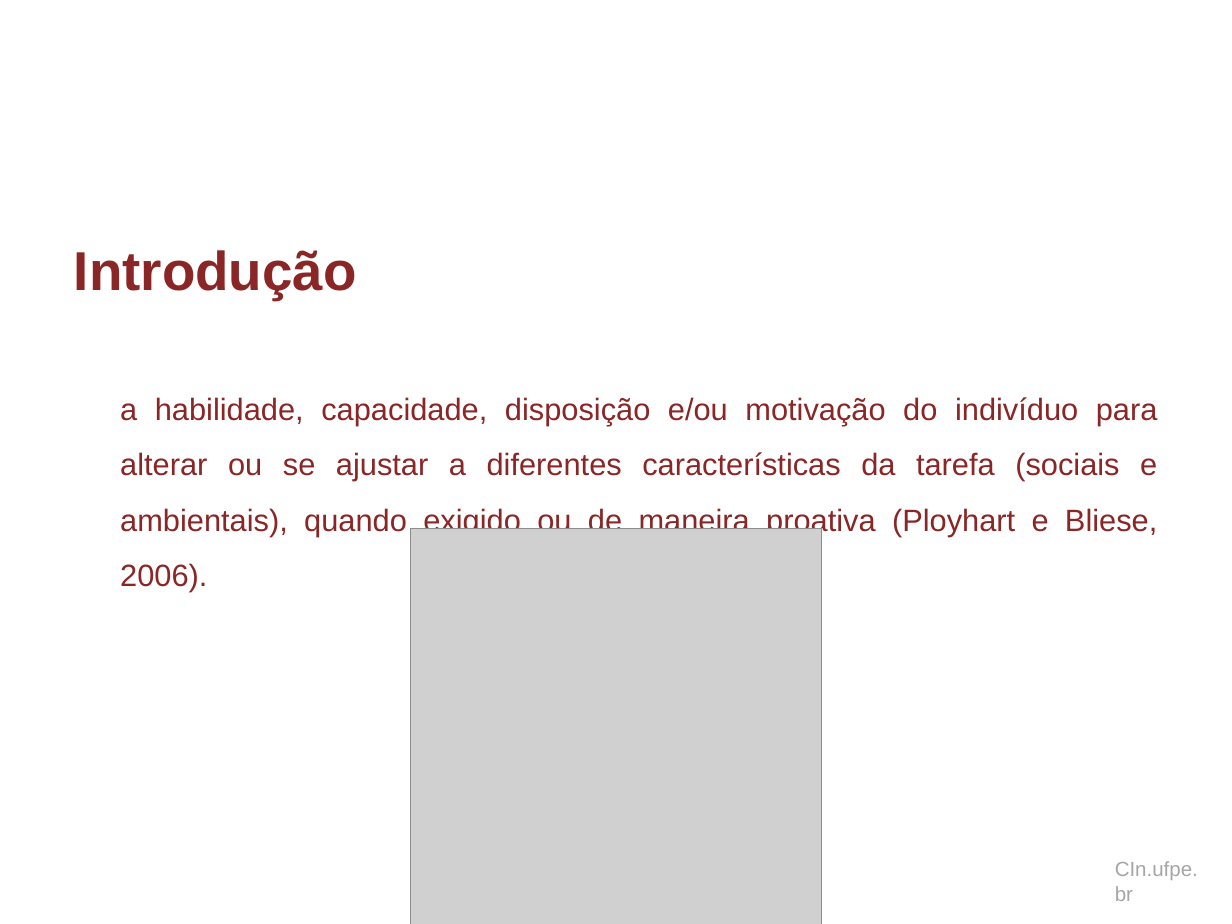
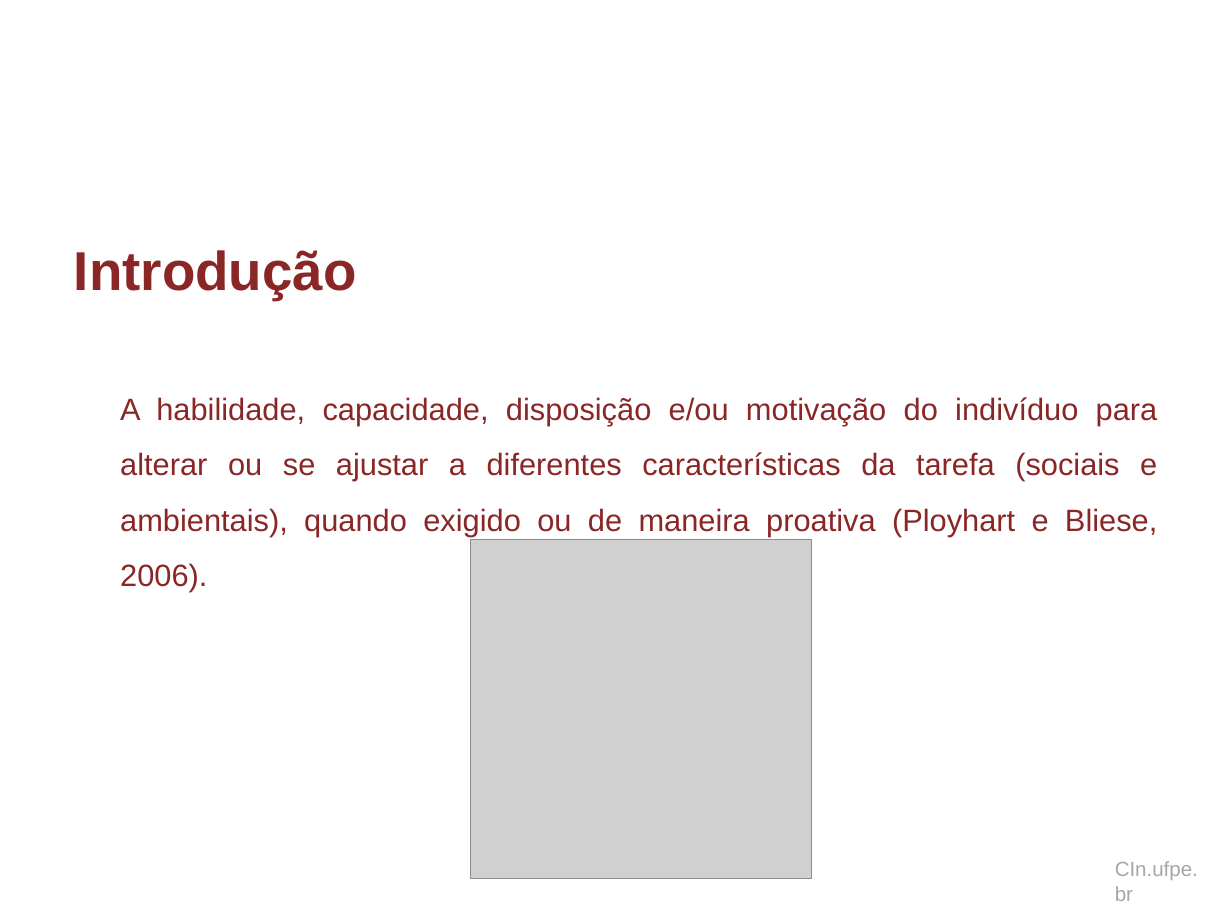
Before and after one commit to dan1lo/doutoradoR, a slide deck: slide 6 of apresentacao doutorado.pptx. Drawn at 1232x924 pixels with LibreOffice and Linux fonts; fonts in the diff are those of the drawing; grey boxes stand for pictures; background and template pictures are left out. Boxes give left, top, right and bottom in pixels: in the first picture for what was removed or moved away, otherwise in the second. Text is boxed around its words. In the diff, an @@ line names an element or a change of style, - is before the commit and + after.

```diff
--- a/apresentacao doutorado.pptx
+++ b/apresentacao doutorado.pptx
@@ text at <box>120,397,1158,592</box>: text changed @@
-a habilidade, capacidade, disposição e/ou motivação do indivíduo para alterar ou se ajustar a diferentes características da tarefa (sociais e ambientais), quando exigido ou de maneira proativa (Ployhart e Bliese, 2006).
+A habilidade, capacidade, disposição e/ou motivação do indivíduo para alterar ou se ajustar a diferentes características da tarefa (sociais e ambientais), quando exigido ou de maneira proativa (Ployhart e Bliese, 2006).
@@ picture: place and size @@
-picture at <box>410,529,821,924</box>
+picture at <box>471,540,812,878</box>
```
Also in this commit, not shown: 13 other slides changed, 2 slides removed.
